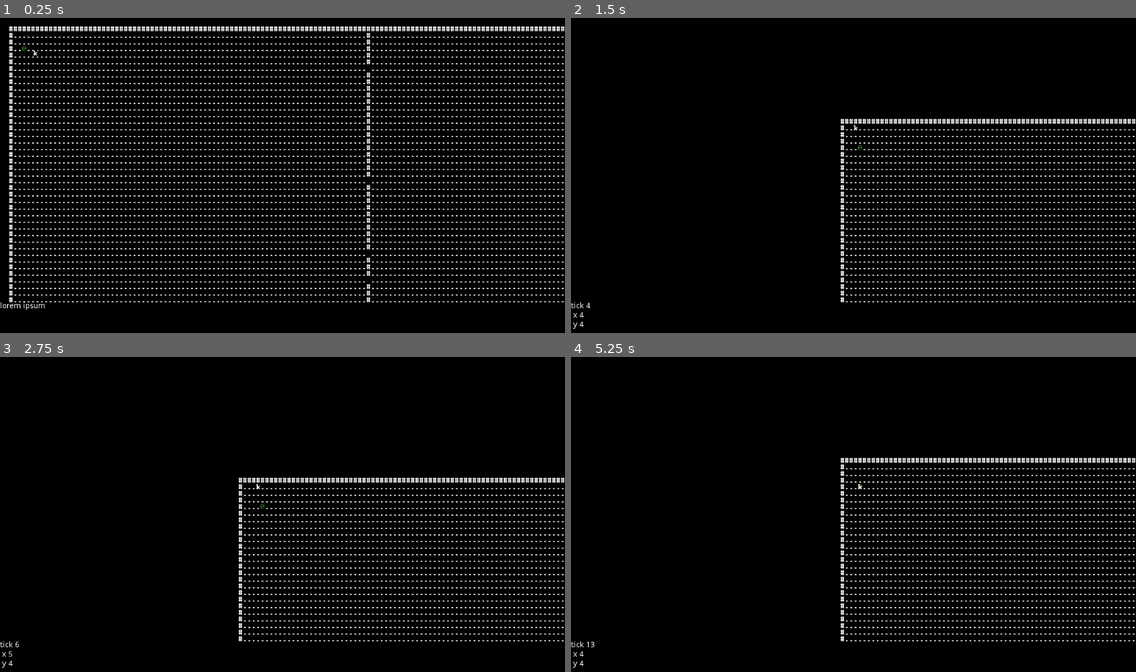
Above: before the commit, frames 1-4 (two rows, left to right).
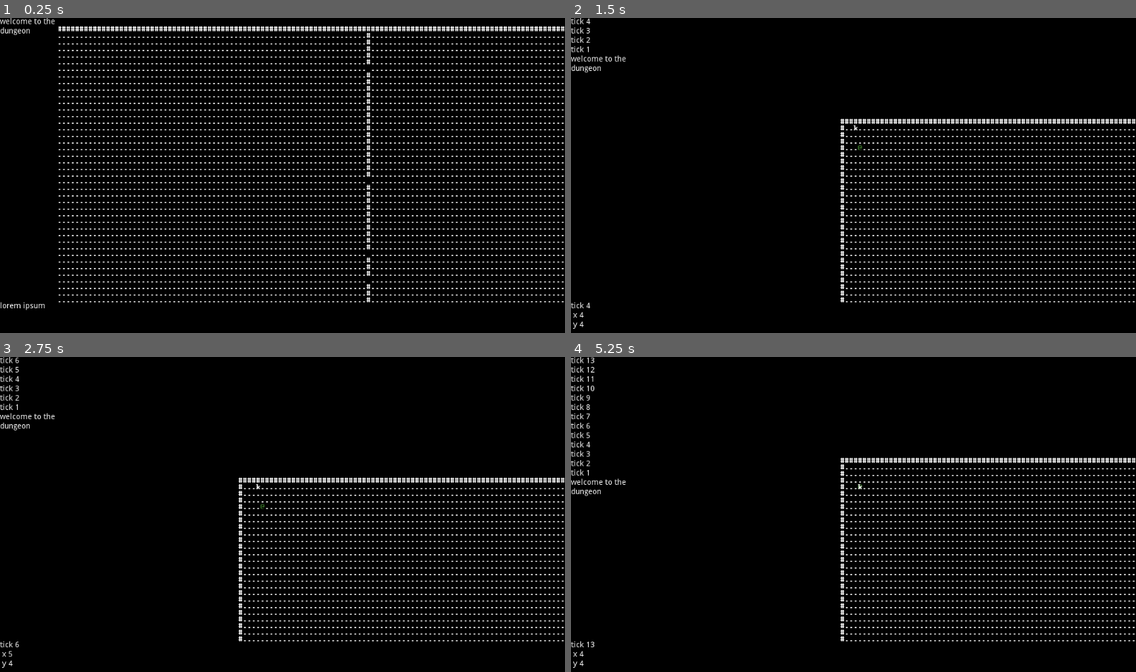
Above: after the commit, the same moments.

Repository: redxaxder/7DRL2022
Game: Godot game, scene res://scenes/root.tscn
Same seed, same stepped clock (60 frames per second), same inputs: the game is played once before the commit and once after it.
Inputs:
- Up to frame 1 (0.25 s): no input
- Up to frame 2 (1.5 s): tap Enter at 0.5 s; hold Right (right) 0.53-1.28 s; hold Space (action) 0.53-1.28 s; hold Down (down) from 1.28 s (still down); tap . (pass) at 1.35 s
- Up to frame 3 (2.75 s): tap Enter at 2 s; release Down (down) at 2.03 s; hold Right (right) from 2.03 s (still down); hold Space (action) from 2.03 s (still down)
- Up to frame 4 (5.25 s): release Right (right) at 2.78 s; release Space (action) at 2.78 s; hold Up (up) 2.78-3.53 s; tap . (pass) at 2.85, 4.35 s; tap Enter at 3.5 s; hold Space (action) 3.53-4.28 s; hold Left (left) 3.53-5.03 s; hold Down (down) from 5.03 s (still down); hold Space (action) from 5.03 s (still down)

The runs differ from the first frame. In frame 1, 1.6% of the frame differs, in the area x 0-11%, y 0-91%; in frame 2, 0.3%; in frame 3, 0.3%; in frame 4, 0.6%.

Commit message:
combat log

Diff:
--- /dev/null
+++ b/scenes/CombatLog.gd
@@ -0,0 +1,14 @@
+extends Node
+
+var messages = []
+var label: Label
+
+const history:int = 50
+
+func say(message):
+	messages.push_front(message)
+	if messages.size() > history:
+		messages.resize(history)
+	label.text = ""
+	for m in messages:
+		label.text += m + "\n"
--- a/scenes/root.gd
+++ b/scenes/root.gd
@@ -21,7 +21,9 @@
 	add_child(knight)
 	$Scheduler.register_actor($pc)
 	$Scheduler.register_actor(knight)
-#	$terrain.dijstra_map(Vector2(2, 2), [Vector2(3, 3), Vector2(4, 4)], $terrain.contents)
+	$CombatLog.label = $hud/log_panel/log
+	$CombatLog.say("welcome to the dungeon")
+
 
 var x = 3
 var y = 3
@@ -55,6 +57,7 @@
 		if acted:
 			$pc.position = SCREEN.dungeon_to_screen(x - pan.x,y - pan.y)
 			tick += 1
+			$CombatLog.say("tick {0}".format([tick]))
 			$hud/status_panel/text.text = "tick {0}\n x {1}\n y {2}".format([tick,x,y])
 			$terrain.update_dijkstra_map([Vector2(x,y)])
 			emit_signal(constants.END_PLAYER_TURN, pan, Vector2(x, y), $terrain)
--- a/scenes/root.tscn
+++ b/scenes/root.tscn
@@ -1,10 +1,11 @@
-[gd_scene load_steps=6 format=2]
+[gd_scene load_steps=7 format=2]
 
 [ext_resource path="res://scenes/root.gd" type="Script" id=1]
 [ext_resource path="res://sprites/pc.tscn" type="PackedScene" id=2]
 [ext_resource path="res://scenes/terrain.gd" type="Script" id=3]
 [ext_resource path="res://scenes/Scheduler.gd" type="Script" id=4]
 [ext_resource path="res://sprites/knight.tscn" type="PackedScene" id=5]
+[ext_resource path="res://scenes/CombatLog.gd" type="Script" id=6]
 
 [node name="root" type="Node2D"]
 position = Vector2( 0.378738, 0.00562859 )
@@ -29,7 +30,7 @@
 }
 
 [node name="text" type="Label" parent="hud/status_panel"]
-margin_right = 1024.0
+margin_right = 397.0
 margin_bottom = 83.0
 text = "lorem ipsum
 "
@@ -37,5 +38,25 @@
 "_edit_use_anchors_": false
 }
 
+[node name="log_panel" type="ColorRect" parent="hud"]
+margin_right = 106.0
+margin_bottom = 516.0
+color = Color( 0, 0, 0, 1 )
+__meta__ = {
+"_edit_use_anchors_": false
+}
+
+[node name="log" type="Label" parent="hud/log_panel"]
+margin_right = 106.0
+margin_bottom = 516.0
+autowrap = true
+clip_text = true
+__meta__ = {
+"_edit_use_anchors_": false
+}
+
 [node name="Scheduler" type="Node" parent="."]
 script = ExtResource( 4 )
+
+[node name="CombatLog" type="Node" parent="."]
+script = ExtResource( 6 )
Not shown, changed: notes.md
